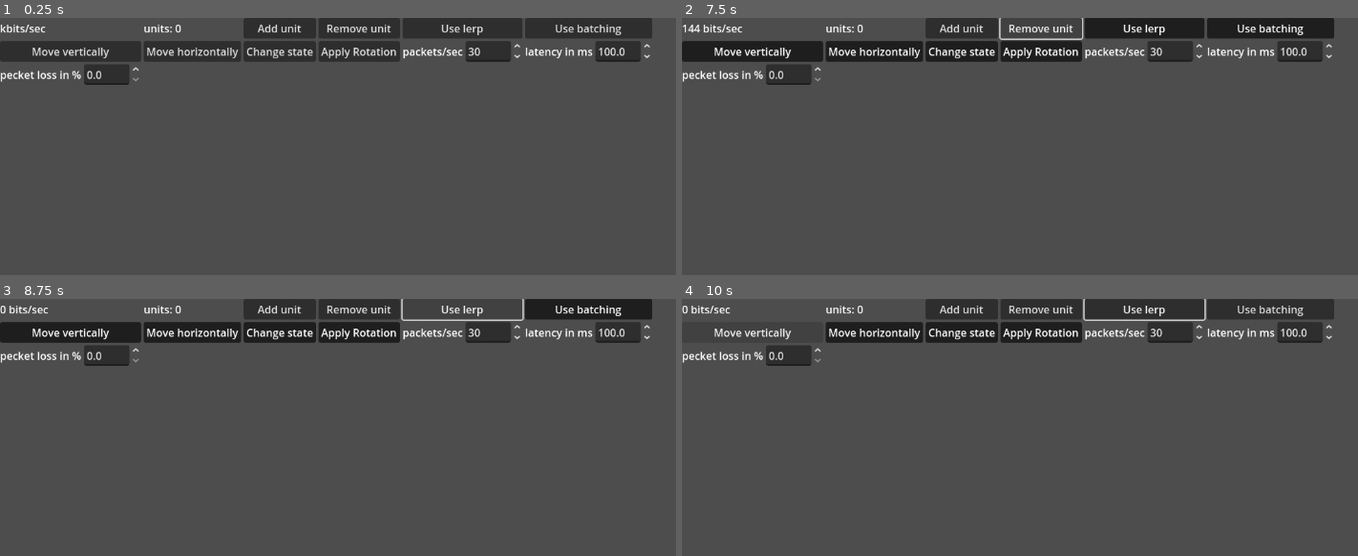
Above: before the commit, frames 1-4 (two rows, left to right).
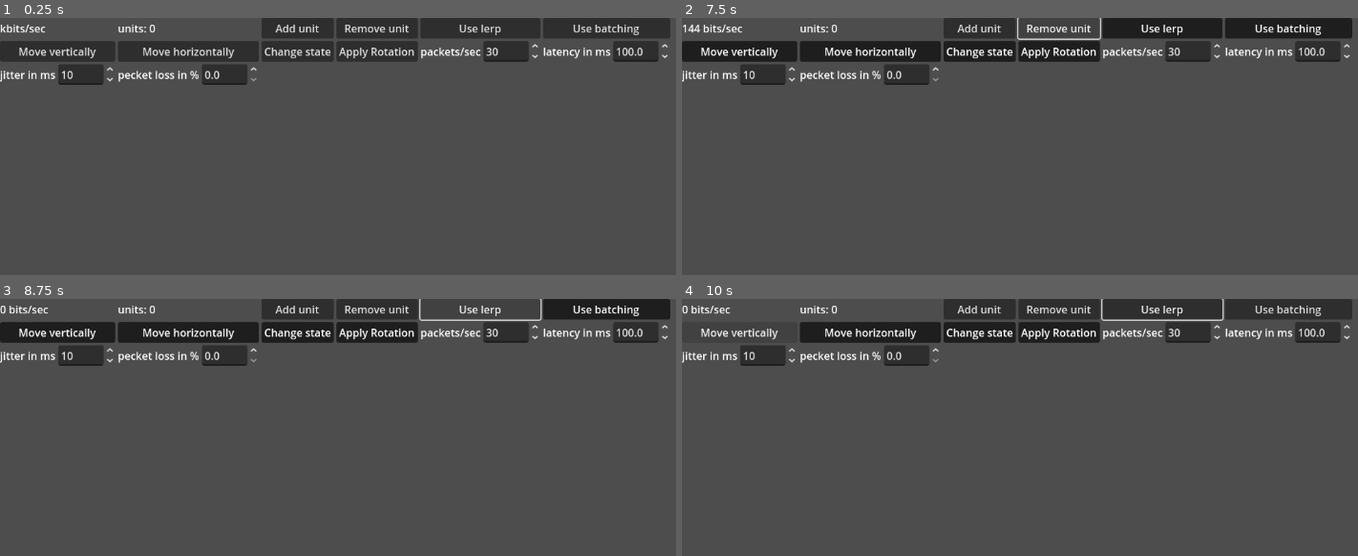
Above: after the commit, the same moments.

Repository: wowtamz/efficient-state-sync
Game: Godot game, scene res://2d/benchmark.tscn
Same seed, same stepped clock (60 frames per second), same inputs: the game is played once before the commit and once after it. The engine's default icon, where the game draws it, is replaced by a stand-in: a white triangle on a blue panel in a dark square.
Inputs:
- Up to frame 1 (0.25 s): no input
- Up to frame 2 (7.5 s): click "Add unit" at 0.5 s; click "Remove unit" at 1.25 s; click "Use lerp" at 2 s; click "Use batching" at 2.75 s; click "Move vertically" at 3.5 s; click "Move horizontally" at 4.25 s; click "Change state" at 5 s; click "Apply Rotation" at 5.75 s; click "Add unit" at 6.5 s; click "Remove unit" at 7.25 s
- Up to frame 3 (8.75 s): click "Use lerp" at 8 s
- Up to frame 4 (10 s): click "Use batching" at 8.75 s; click "Move vertically" at 9.5 s

The runs differ from the first frame. In frame 1, 5.6% of the frame differs, in the area x 0-100%, y 0-27%; in frame 2, 6.0%; in frame 3, 5.9%; in frame 4, 6.0%.

Commit message:
added jitter to 2d/benchmark scene

Diff:
--- a/2d/benchmark.tscn
+++ b/2d/benchmark.tscn
@@ -64,6 +64,7 @@
 	$ui/b_rotation.connect(\"toggled\", Callable(self, \"apply_rotation\"))
 	$ui/b_packet_count/spinbox.connect(\"value_changed\", Callable(self, \"set_send_rate\"))
 	$ui/b_latency/spinbox.connect(\"value_changed\", Callable(self, \"set_latency\"))
+	$ui/b_jitter/spinbox.connect(\"value_changed\", Callable(self, \"set_jitter\"))
 	$ui/b_packet_loss/spinbox.connect(\"value_changed\", Callable(self, \"set_packet_loss\"))
 
 func set_use_lerp(val: bool):
@@ -95,6 +96,10 @@
 func set_latency(ms: float) -> void:
 	for node in get_tree().get_nodes_in_group(\"shadow\"):
 		node.set_latency(ms)
+
+func set_jitter(ms: float) -> void:
+	for node in get_tree().get_nodes_in_group(\"shadow\"):
+		node.set_jitter(ms)
 
 func set_packet_loss(val: float) -> void:
 	for node in get_tree().get_nodes_in_group(\"shadow\"):
@@ -266,6 +271,18 @@
 step = 0.5
 value = 100.0
 
+[node name="b_jitter" type="HBoxContainer" parent="ui"]
+layout_mode = 2
+
+[node name="label" type="Label" parent="ui/b_jitter"]
+layout_mode = 2
+text = "jitter in ms"
+
+[node name="spinbox" type="SpinBox" parent="ui/b_jitter"]
+layout_mode = 2
+max_value = 250.0
+value = 10.0
+
 [node name="b_packet_loss" type="HBoxContainer" parent="ui"]
 layout_mode = 2
 
--- a/2d/shadow.tscn
+++ b/2d/shadow.tscn
@@ -24,6 +24,7 @@
 var current_snapshot: StateData
 
 var _latency: float = 0.2
+var _jitter: float = 0.01
 var _packet_loss: float = 0.0
 
 var _lerp: bool = false
@@ -39,7 +40,10 @@
 	if is_packet_lost(): # Simulate packet loss
 		return
 	var state_data: StateData = StateData2D.from_bytes(packet)
-	var lat = _latency - randf_range(0.0, _latency)
+
+	var jitter = -_jitter if randi_range(0, 1) == 1 else _jitter
+
+	var lat = _latency + jitter
 	await get_tree().create_timer(lat).timeout
 	if _lerp:
 		$interpolate.on_new_snapshot(state_data)
@@ -74,6 +78,9 @@
 
 func set_latency(ms: float) -> void:
 	_latency = ms / 1000.0
+
+func set_jitter(ms: float) -> void:
+	_jitter = ms / 1000.0
 
 func set_packet_loss(val: float) -> void:
 	_packet_loss = val
